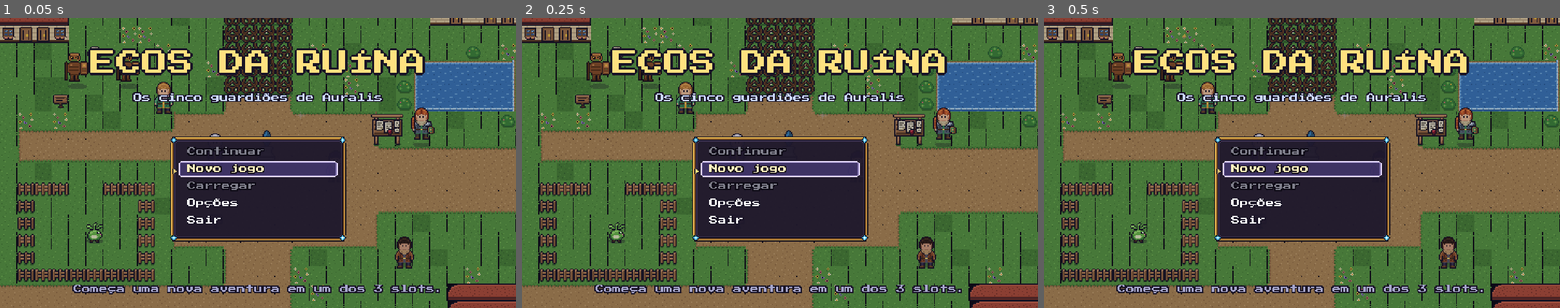
Above: before the commit, frames 1-3 (left to right).
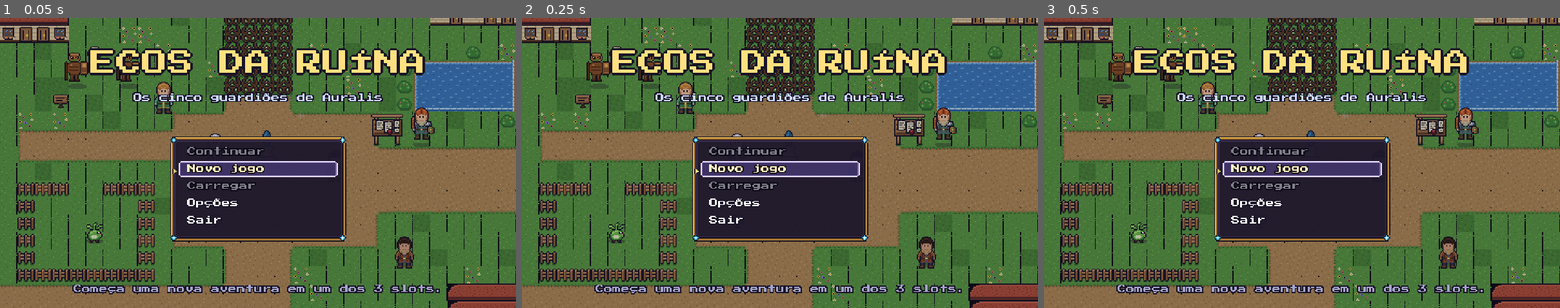
Above: after the commit, the same moments.

Repository: jaapa07/Claude
Game: Godot game, scene res://scenes/main.tscn
Same seed, same stepped clock (60 frames per second), same inputs: the game is played once before the commit and once after it.
Inputs:
- Up to frame 1 (0.05 s): no input
- Up to frame 2 (0.25 s): no input
- Up to frame 3 (0.5 s): no input

The runs differ from the first frame. In frame 1, 0.2% of the frame differs, in the area x 40-100%, y 8-98%; in frame 2, 0.2%; in frame 3, 0.4%, in the area x 3-100%, y 3-98%.

Commit message:
WIP QA final (interrompido pelo limite de uso)
Co-Authored-By: Claude Opus 5.5 <noreply@anthropic.com>
Claude-Session: https://claude.ai/code/session_01SZRMGMxGYvxw7C5NivNDxm

Diff:
--- a/ecos_da_ruina/scripts/world.gd
+++ b/ecos_da_ruina/scripts/world.gd
@@ -1681,6 +1681,12 @@
 	Game.stats["mortes"] = int(Game.stats["mortes"]) + 1
 	frozen = true
 	await get_tree().create_timer(1.3).timeout
+	# morte junto com uma fala/menu aberto (ex.: golpe final simultâneo com a queda do chefe): o retorno ao
+	# santuário espera a fala fechar, para o callback dela não rodar já no mapa do santuário
+	var guard := 0
+	while ui and ui.is_modal() and guard < 36000:
+		await get_tree().process_frame
+		guard += 1
 	await ui.fade(1.0, 0.5)
 	var lost := int(floor(Game.fragments * 0.10))
 	Game.last_death = {"antes": Game.fragments, "perdidos": lost, "mapa": map_id}
